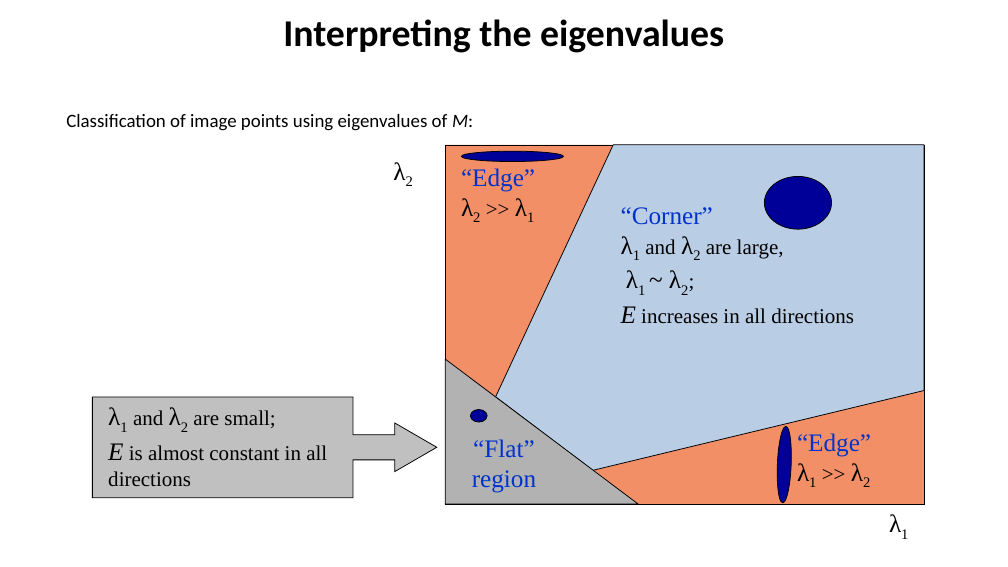
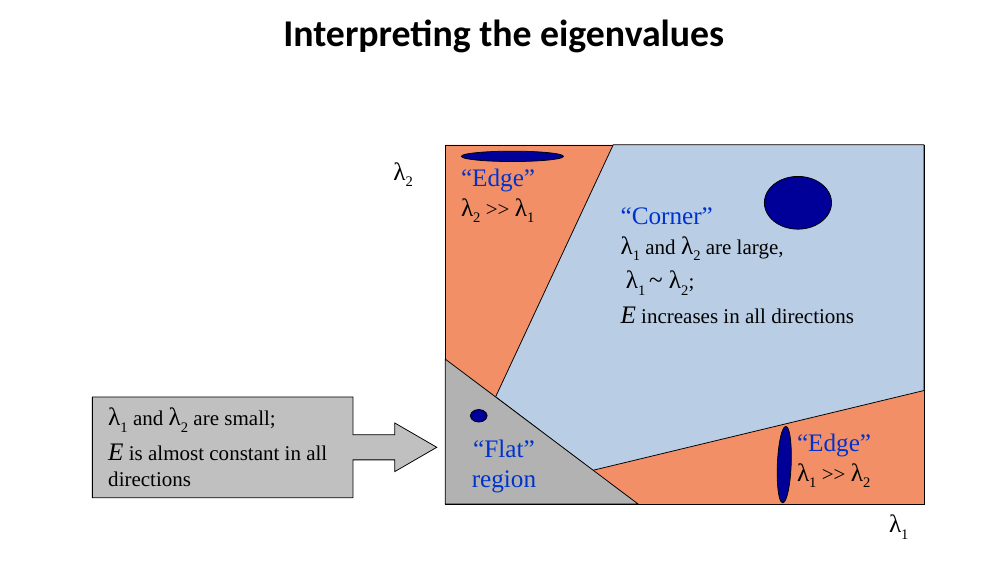
Before and after one commit to YoniChechik/AI_is_Math, a slide deck: slide 21 of c_08_features/features.pptx (slide 23 before the commit). Drawn at 1008x567 pixels with LibreOffice and Linux fonts; fonts in the diff are those of the drawing. Boxes give left, top, right and bottom in pixels: in the first picture for what was removed or moved away, otherwise in the second. Text is boxed around its words. In the diff, an @@ line names an element or a change of style, - is before the commit and + after.

```diff
--- a/c_08_features/features.pptx
+++ b/c_08_features/features.pptx
@@ text removed at [66,114,473,131] @@
-Classification of image points using eigenvalues of M:
```
Also in this commit, not shown: 7 other slides changed, 2 slides added, 8 slides removed, 3 other files.
